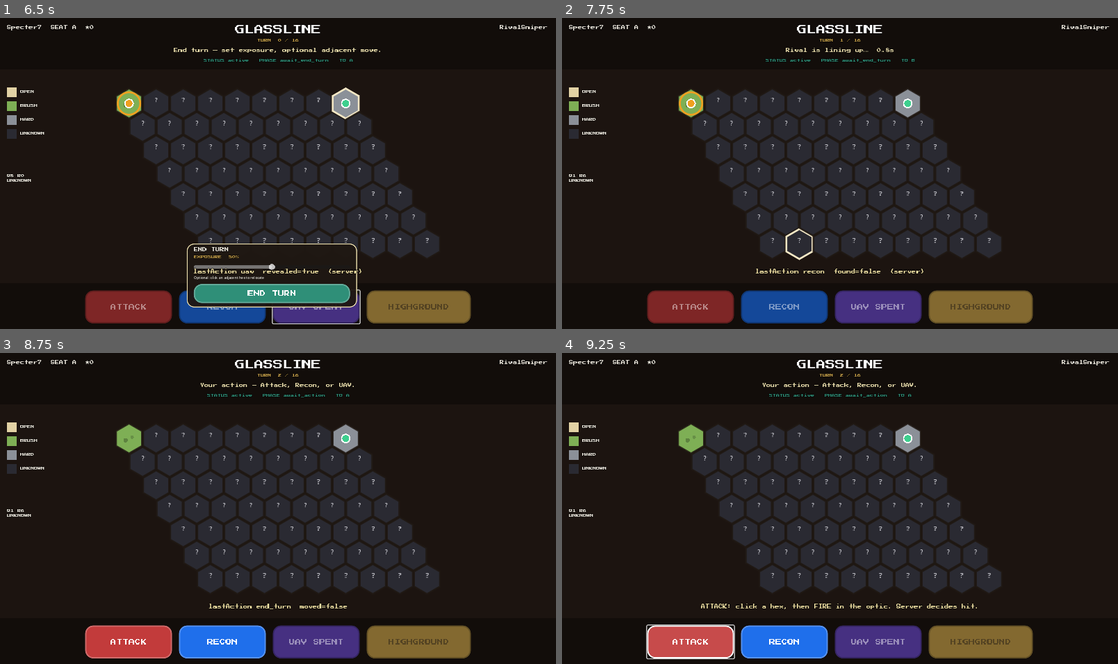
Above: before the commit, frames 1-4 (two rows, left to right).
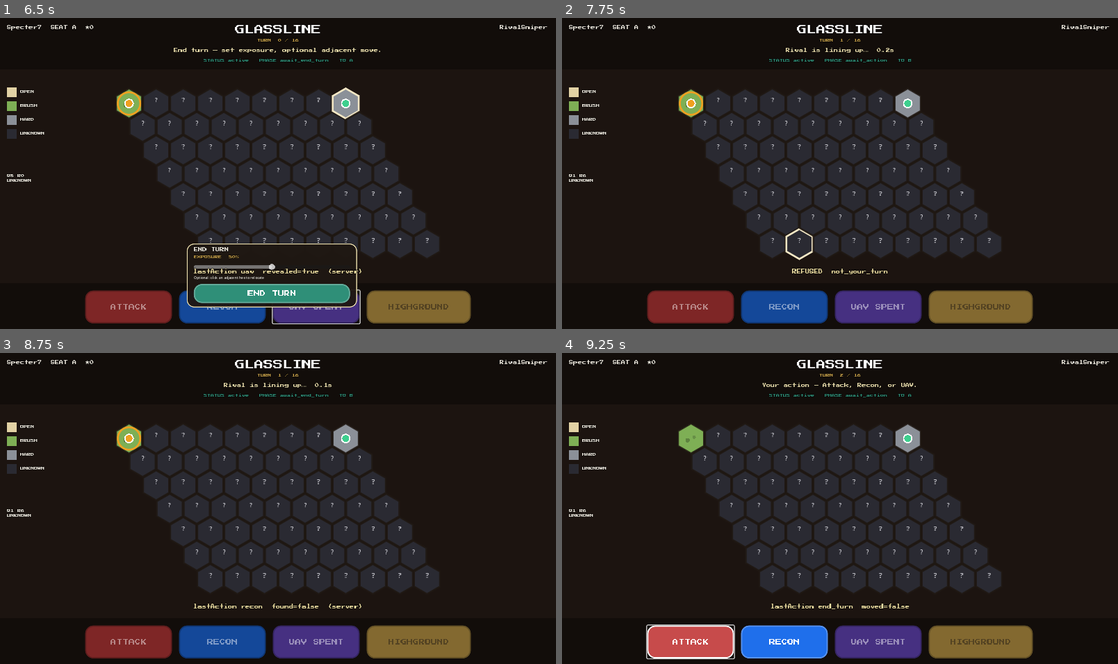
Above: after the commit, the same moments.

Repository: physikal/glassline-godot
Game: Godot game, scene res://scenes/lobby/hideout_lobby.tscn
Same seed, same stepped clock (60 frames per second), same inputs: the game is played once before the commit and once after it.
Inputs (mouse positions are in pixels of both pictures, inside the frame that each line leads up to):
- Up to frame 1 (6.5 s): click "PLAY" at 0.5 s; tap A at 1.25, 2, 2.75 s; move the mouse to (400, 157) at 1.27 s; click (400, 157) at 1.42 s; move the mouse to (166, 189) at 2.02 s; click (166, 189) at 2.17 s; move the mouse to (333, 105) at 2.77 s; click (333, 105) at 2.92 s; click "START" at 3.5 s; click "ATTACK" at 4.25 s; click "RECON" at 5 s; click "UAV" at 5.75 s
- Up to frame 2 (7.75 s): click "END TURN" at 6.5 s; tap Space at 7.25 s; move the mouse to (812, 235) at 7.27 s; click (812, 235) at 7.42 s
- Up to frame 3 (8.75 s): tap Enter at 8 s; move the mouse to (444, 555) at 8.02 s; click (444, 555) at 8.17 s
- Up to frame 4 (9.25 s): click (689, 642) at 8.75 s, where only the run before the commit has a clickable "ATTACK"

Frame 1 is identical in both runs. In frame 2, 0.4% of the frame differs, in the area x 34-65%, y 9-83%; in frame 3, 4.0%, in the area x 15-65%, y 6-99%; in frame 4, 0.3%.

Commit message:
Hold a visible rival-turn banner after End Turn.
Co-authored-by: boody <boody@physikal.com>

Diff:
--- a/scenes/match/match_screen.gd
+++ b/scenes/match/match_screen.gd
@@ -41,6 +41,7 @@
 
 func _ready() -> void:
 	set_anchors_preset(PRESET_FULL_RECT)
+	set_process(true)
 	_build()
 	MockMatchServer.match_event.connect(_on_match_event)
 	var fresh: Dictionary = MockMatchServer.get_snapshot(ClientSession.match_id, ClientSession.player_id)
@@ -271,7 +272,11 @@
 		Contract.STATUS_ACTIVE:
 			_btn_start.visible = false
 			var yours := snap.is_your_turn()
-			if yours and str(snap.phase()) == Contract.PHASE_ACTION:
+			if _dummy_delay > 0.0:
+				_status.text = "Rival is lining up…  %.1fs" % _dummy_delay
+				_set_actions(false)
+				_end_panel.visible = false
+			elif yours and str(snap.phase()) == Contract.PHASE_ACTION:
 				_status.text = "Your action — Attack, Recon, or UAV."
 				_set_actions(true)
 				_end_panel.visible = false
@@ -423,6 +428,11 @@
 	var body := ActionIntent.end_turn(_exposure.value, _relocate_hex)
 	_relocate_hex = null
 	_selected = null
+	_dummy_delay = 1.4
+	_dummy_busy = true
+	_status.text = "Rival is lining up…  1.4s"
+	_set_actions(false)
+	_end_panel.visible = false
 	_submit(body)
 
 
